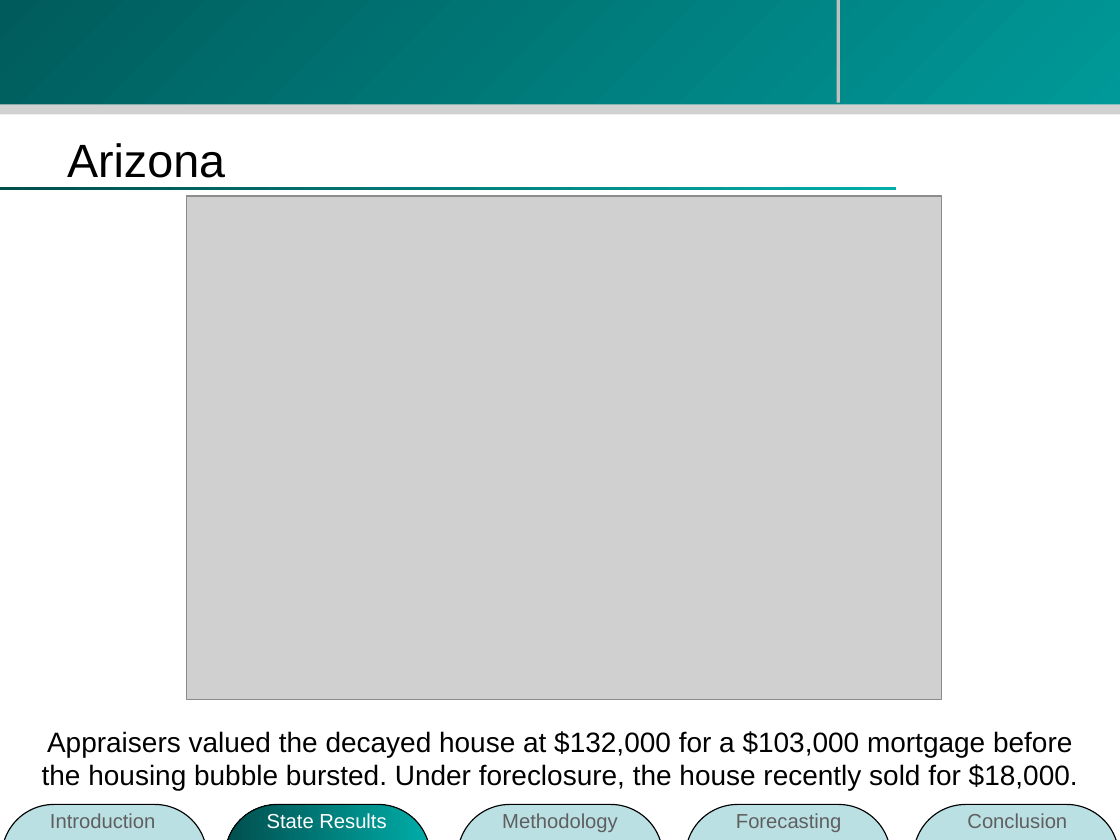
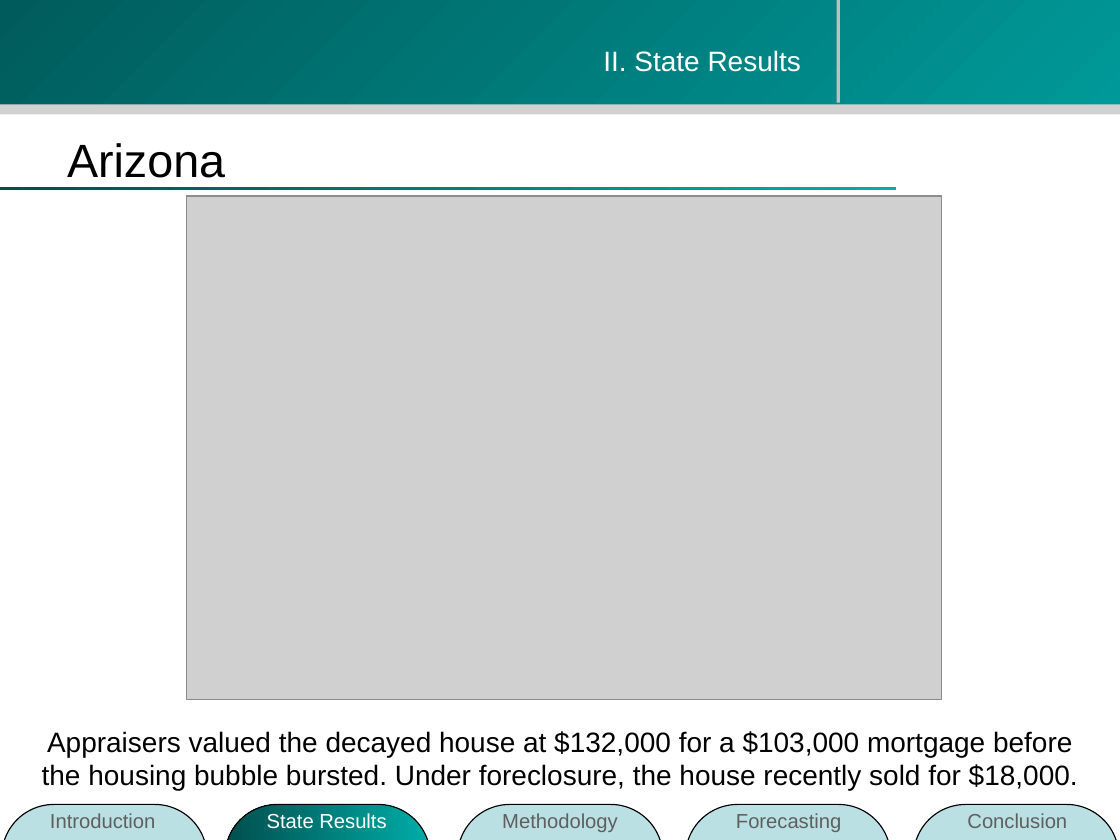
Before and after one commit to zhouzhenghui/svnrepository, a slide deck: slide 9 of SVNRepository/Presentation/M.Eng Final Presentation-take2.ppt. Drawn at 1120x840 pixels with LibreOffice and Linux fonts; fonts in the diff are those of the drawing; grey boxes stand for pictures; background and template pictures are left out. Boxes give left, top, right and bottom in pixels: in the first picture for what was removed or moved away, otherwise in the second. Text is boxed around its words. In the diff, an @@ line names an element or a change of style, - is before the commit and + after.

```diff
--- a/SVNRepository/Presentation/M.Eng Final Presentation-take2.ppt
+++ b/SVNRepository/Presentation/M.Eng Final Presentation-take2.ppt
@@ text added at [603,50,801,72], 18 pt, text #FFFFFF @@
+II. State Results
```
Also in this commit, not shown: 1 other slide changed.
